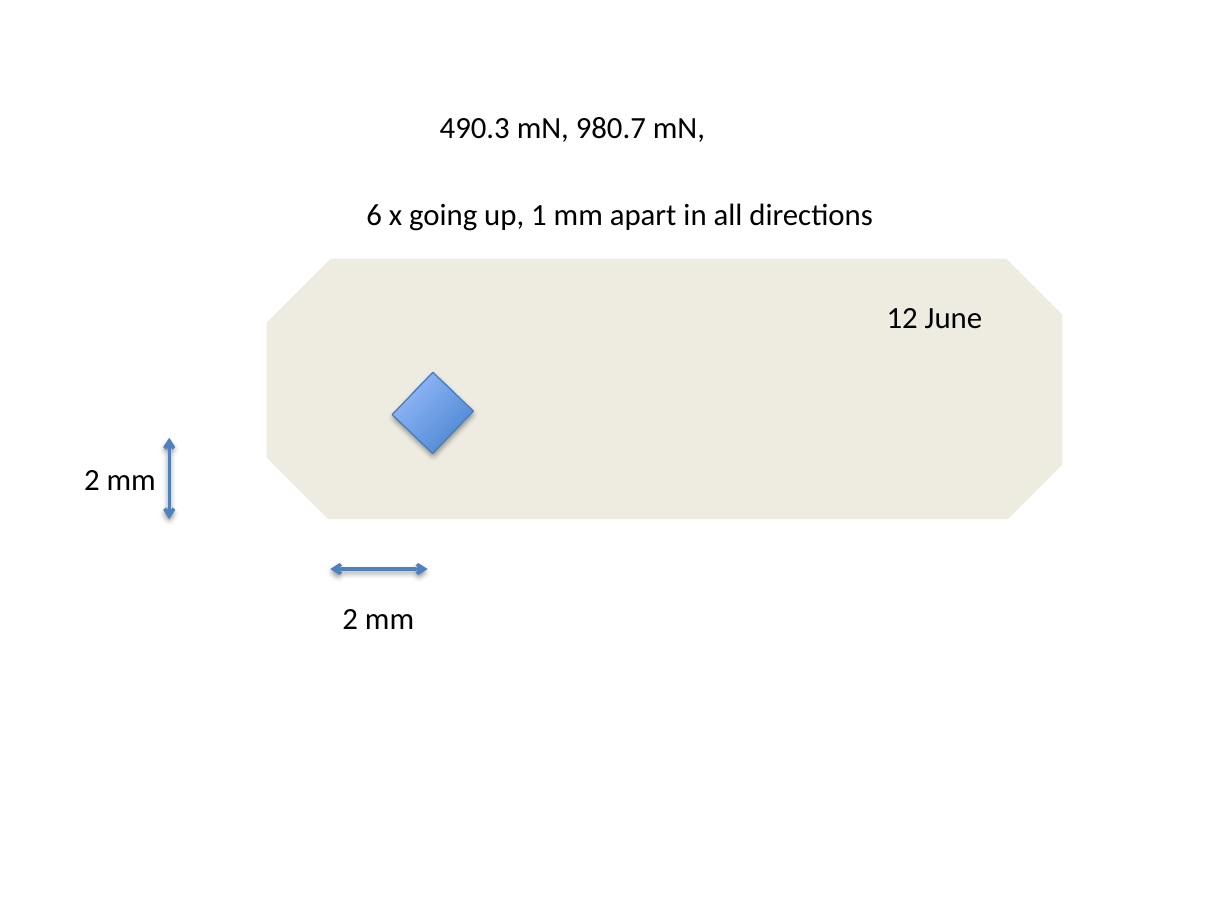
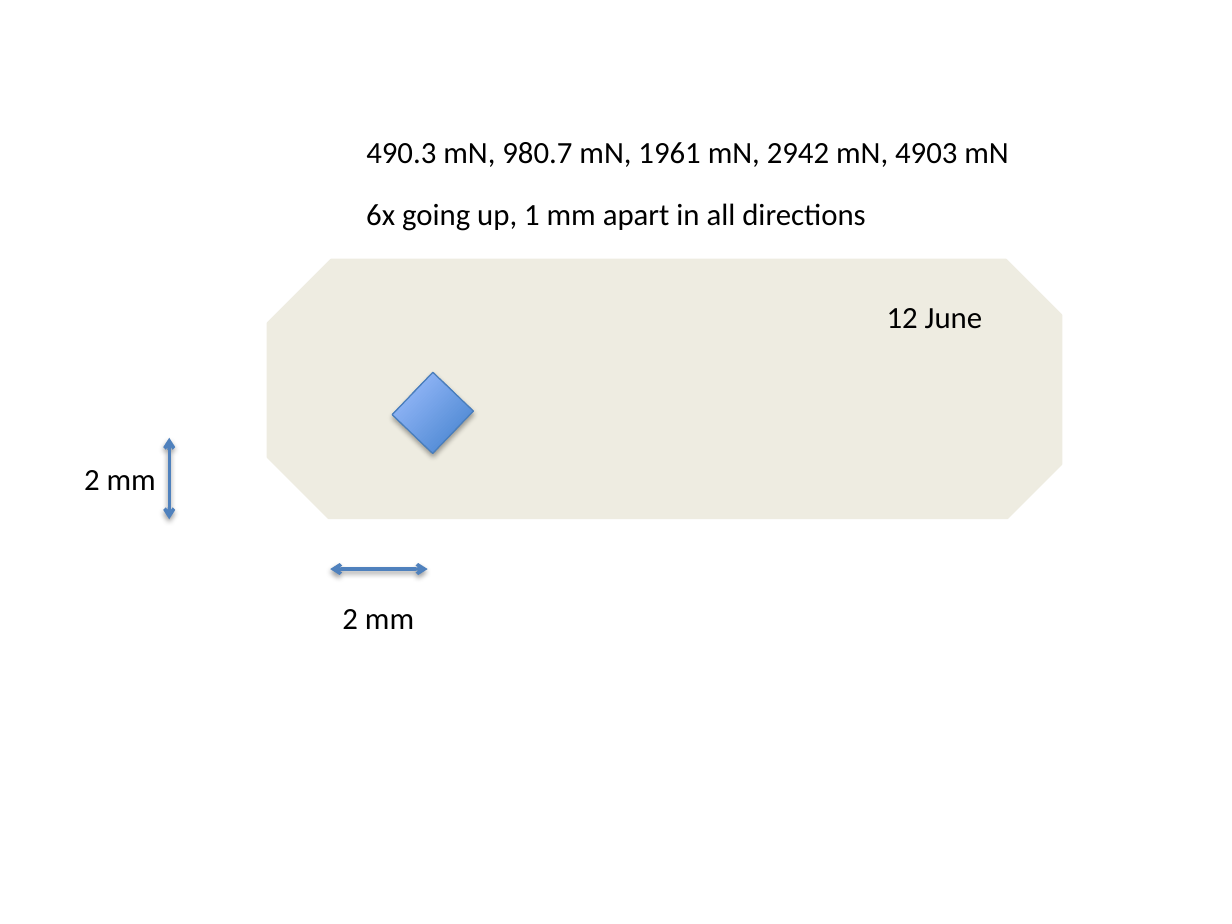
Before and after one commit to jLoven/hardness_test_area_detection, a slide deck: slide 1 of slide_diagram.pptx. Drawn at 1232x924 pixels with LibreOffice and Linux fonts; fonts in the diff are those of the drawing. Boxes give left, top, right and bottom in pixels: in the first picture for what was removed or moved away, otherwise in the second. Text is boxed around its words. In the diff, an @@ line names an element or a change of style, - is before the commit and + after.

```diff
--- a/slide_diagram.pptx
+++ b/slide_diagram.pptx
@@ text at (x1=366, y1=142, x2=1008, y2=167): text changed @@
-490.3 mN, 980.7 mN,
+490.3 mN, 980.7 mN, 1961 mN, 2942 mN, 4903 mN
@@ text at (x1=366, y1=203, x2=865, y2=231): spaces changed @@
-6 x going up, 1 mm apart in all directions
+6x going up, 1 mm apart in all directions
```
Also in this commit, not shown: 1 other file.
